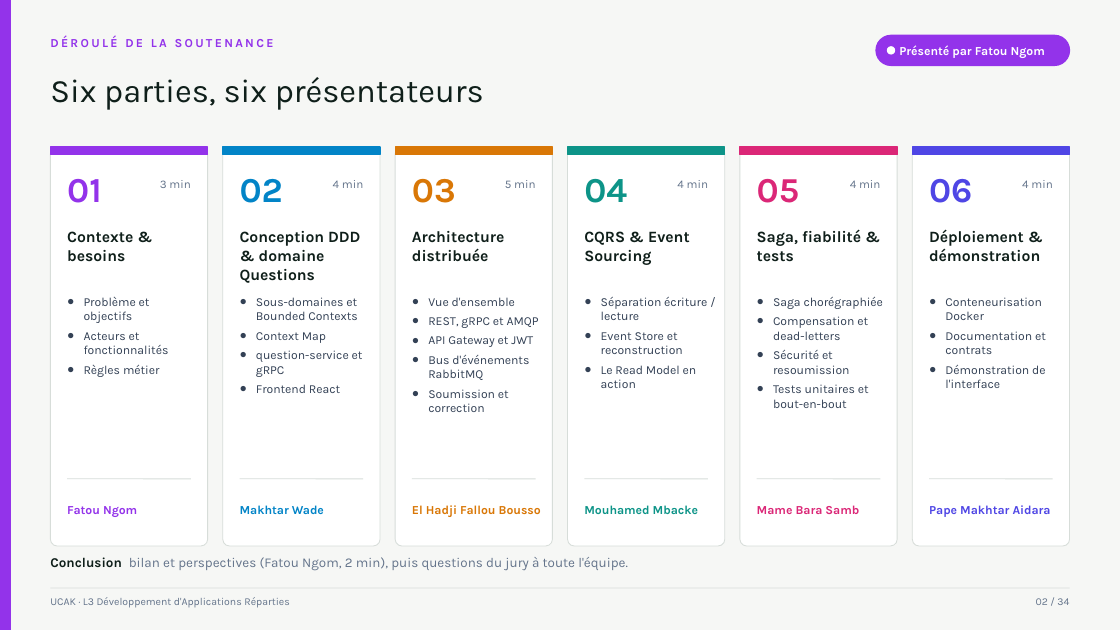
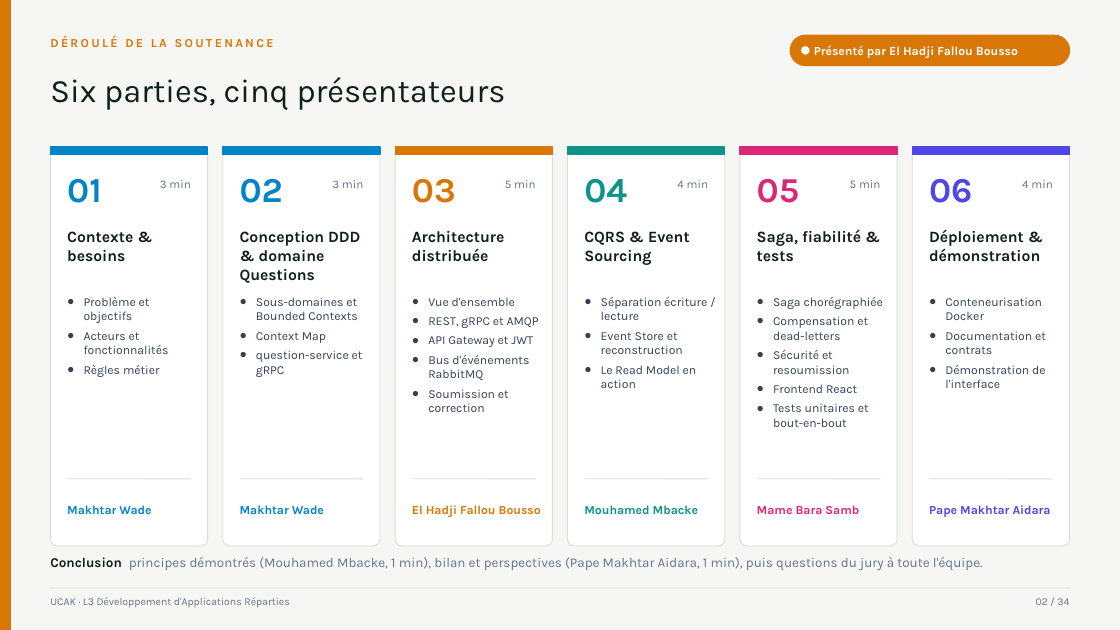
Before and after one commit to makhtar2/tp-microservices-evaluations, a slide deck: slide 2 of presentation/Soutenance-Plateforme-Evaluations.pptx. Drawn at 1120x630 pixels with LibreOffice and Linux fonts; fonts in the diff are those of the drawing. Boxes give left, top, right and bottom in pixels: in the first picture for what was removed or moved away, otherwise in the second. Text is boxed around its words. In the diff, an @@ line names an element or a change of style, - is before the commit and + after.

Commit message:
docs(presentation): support régénéré, cinq présentateurs et encadrement par Fatou Ngom

```diff
--- a/presentation/Soutenance-Plateforme-Evaluations.pptx
+++ b/presentation/Soutenance-Plateforme-Evaluations.pptx
@@ rectangle at [0, 0, 10, 630]: fill #9333EA to #D97706; outline #9333EA 1 pt to #D97706 1 pt @@
@@ text "DÉROULÉ DE LA SOUTENANCE" at [50, 36, 274, 47]: text colour #9333EA to #D97706 @@
@@ rounded rectangle at [791, 35, 1070, 66]: fill #9333EA to #D97706; outline #9333EA 1 pt to #D97706 1 pt @@
@@ rounded rectangle: place and size @@
-rounded rectangle at [876, 35, 1070, 66]
+rounded rectangle at [791, 35, 1070, 66]
@@ ellipse: place and size @@
-ellipse at [887, 46, 896, 55]
+ellipse at [802, 46, 810, 55]
@@ text at [814, 45, 1018, 58]: text changed @@
-Présenté par Fatou Ngom
+Présenté par El Hadji Fallou Bousso
@@ text at [50, 77, 506, 110]: text changed @@
-Six parties, six présentateurs
+Six parties, cinq présentateurs
@@ rectangle at [50, 147, 208, 155]: fill #9333EA to #0284C7; outline #9333EA 1 pt to #0284C7 1 pt @@
@@ text "01" at [67, 179, 102, 203]: text colour #9333EA to #0284C7 @@
@@ text at [332, 180, 363, 188]: text changed @@
-4 min
+3 min
@@ text at [850, 180, 880, 188]: text changed @@
-4 min
+5 min
@@ text at [256, 384, 340, 393]: paragraph removed @@
-● Frontend React
@@ text at [773, 384, 857, 393]: paragraph added @@
+● Frontend React
@@ text at [67, 505, 151, 514]: text changed; text colour #9333EA to #0284C7 @@
-Fatou Ngom
+Makhtar Wade
@@ text at [50, 557, 983, 570]: text changed @@
-Conclusion bilan et perspectives (Fatou Ngom, 2 min), puis questions du jury à toute l'équipe.
+Conclusion principes démontrés (Mouhamed Mbacke, 1 min), bilan et perspectives (Pape Makhtar Aidara, 1 min), puis questions du jury à toute l'équipe.
```
Also in this commit, not shown: 25 other slides changed.
